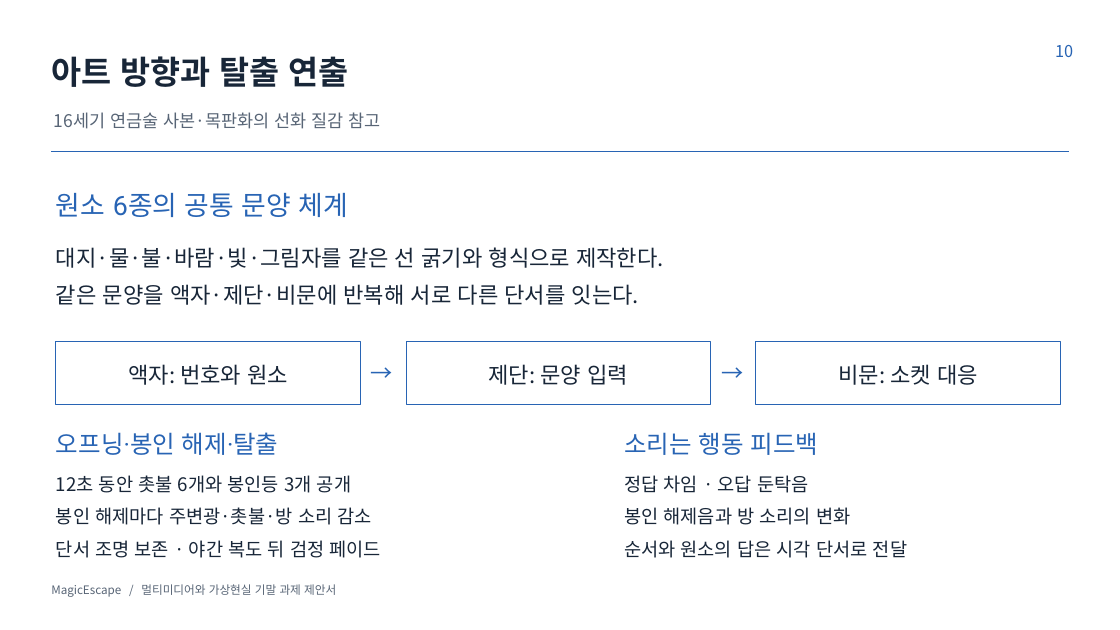
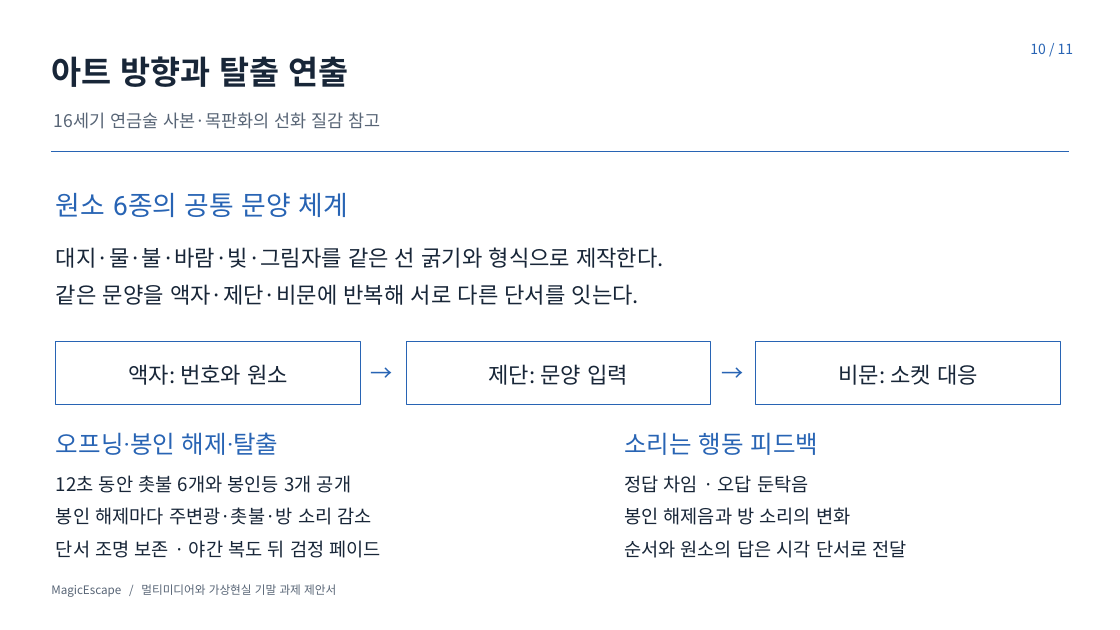
Before and after one commit to NoNamad5196/MagicEscape, a slide deck: slide 10 of presentation/proposal/MagicEscape_제안서.pptx. Drawn at 1120x630 pixels with LibreOffice and Linux fonts; fonts in the diff are those of the drawing. Boxes give left, top, right and bottom in pixels: in the first picture for what was removed or moved away, otherwise in the second. Text is boxed around its words. In the diff, an @@ line names an element or a change of style, - is before the commit and + after.

```diff
--- a/presentation/proposal/MagicEscape_제안서.pptx
+++ b/presentation/proposal/MagicEscape_제안서.pptx
@@ text at box(1030, 43, 1074, 54): text changed; size 14 to 12 pt @@
-10
+10 / 11
```
Also in this commit, not shown: 9 other slides changed, 1 slide added, 2 slides removed, 18 other files.
